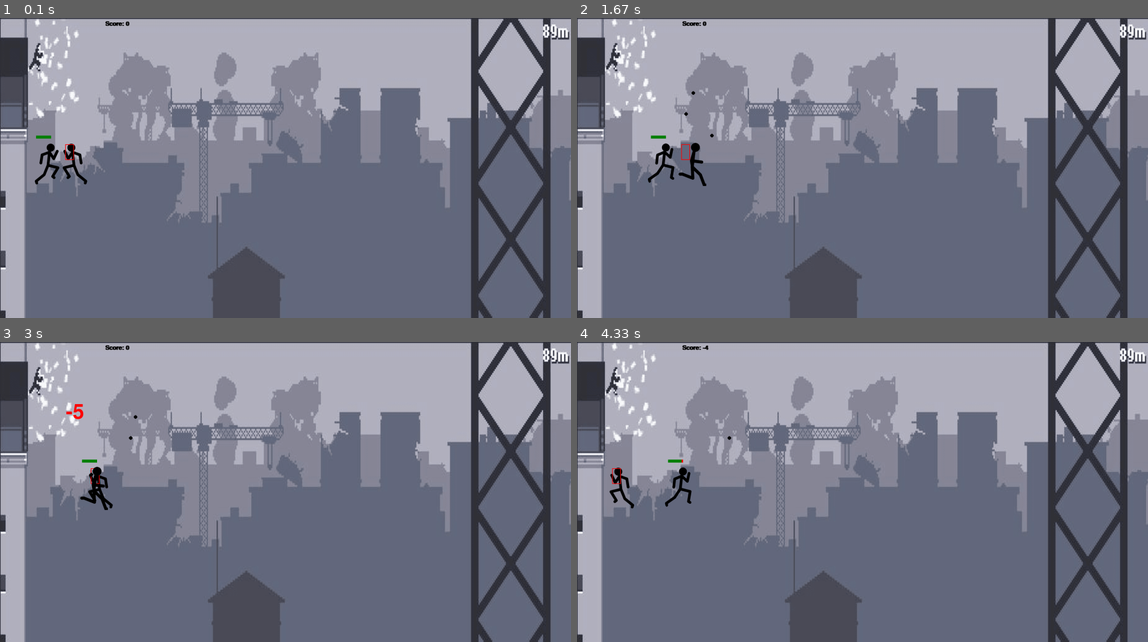
Above: before the commit, frames 1-4 (two rows, left to right).
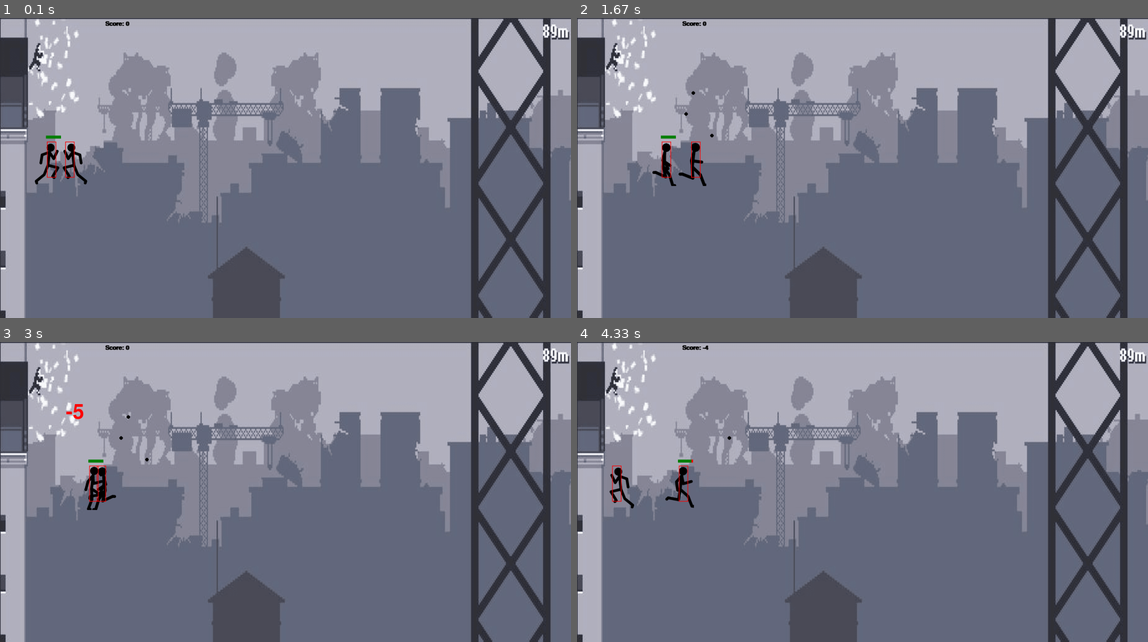
Above: after the commit, the same moments.

Repository: joanjuz/Proyecto2Datos1
Game: pygame game, started from Pygame/main.py
Same seed, same stepped clock (60 frames per second), same inputs: the game is played once before the commit and once after it.
Inputs:
- Up to frame 1 (0.1 s): no input
- Up to frame 2 (1.67 s): hold Right 0.33-0.8 s; hold Up 0.83-1.13 s; tap Space at 0.9, 1.23, 1.53 s; hold Right 1.17-1.63 s
- Up to frame 3 (3 s): hold Left 1.67-2.2 s; tap Space at 1.73, 2.03 s
- Up to frame 4 (4.33 s): no input

The runs differ from the first frame. In frame 1, 0.2% of the frame differs, in the area x 6-14%, y 39-54%; in frame 2, 0.4%; in frame 3, 0.5%, in the area x 14-27%, y 24-57%; in frame 4, 0.4%.

Commit message:
hitbox actualizada

Diff:
--- a/Pygame/main.py
+++ b/Pygame/main.py
@@ -42,23 +42,29 @@
         self.hitbox = (self.x + 17, self.y + 11, 29, 52)
 
     def draw(self, win):
-        if self.walkCount + 1 >= 20:
+        if self.walkCount + 1 >= 27:
             self.walkCount = 0
 
         if not (self.standing):
             if self.left:
                 win.blit(walkLeft[self.walkCount // 3], (self.x, self.y))
                 self.walkCount += 1
+                self.hitbox = (self.x + 17, self.y + 2, 31, 120)
+                pygame.draw.rect(win, (255, 0, 0), self.hitbox, 2)
             elif self.right:
                 win.blit(walkRight[self.walkCount // 3], (self.x, self.y))
                 self.walkCount += 1
+                self.hitbox = (self.x + 50, self.y + 2, 31, 120)
+                pygame.draw.rect(win, (255, 0, 0), self.hitbox, 2)
         else:
             if self.right:
                 win.blit(walkRight[0], (self.x, self.y))
+                self.hitbox = (self.x + 50, self.y + 2, 31, 120)
+                pygame.draw.rect(win, (255, 0, 0), self.hitbox, 2)
             else:
                 win.blit(walkLeft[0], (self.x, self.y))
-        self.hitbox = (self.x + 17, self.y + 11, 29, 52)
-        pygame.draw.rect(win, (255,0,0), self.hitbox,2)
+                self.hitbox = (self.x + 17, self.y + 2, 31, 120)
+                pygame.draw.rect(win, (255, 0, 0), self.hitbox, 2)
 
     def hit(self):
         self.isJump = False
@@ -129,20 +135,27 @@
     def draw(self, win):
         self.move()
         if self.visible:
-            if self.walkCount + 1 >= 20:
+            if self.walkCount + 1 >= 27:
                 self.walkCount = 0
 
             if self.vel > 0:
                 win.blit(self.walkRight[self.walkCount // 3], (self.x, self.y))
                 self.walkCount += 1
+                pygame.draw.rect(win, (255, 0, 0), (self.hitbox[0], self.hitbox[1] - 20, 50, 10))
+                pygame.draw.rect(win, (0, 128, 0),
+                                 (self.hitbox[0], self.hitbox[1] - 20, 50 - (5 * (10 - self.health)), 10))
+                self.hitbox = (self.x + 50, self.y + 2, 31, 120)
+                pygame.draw.rect(win, (255, 0, 0), self.hitbox, 2)
             else:
                 win.blit(self.walkLeft[self.walkCount // 3], (self.x, self.y))
                 self.walkCount += 1
-
-            pygame.draw.rect(win, (255, 0, 0), (self.hitbox[0], self.hitbox[1] - 20, 50, 10))
-            pygame.draw.rect(win, (0, 128, 0), (self.hitbox[0], self.hitbox[1] - 20, 50 - (5 * (10 - self.health)), 10))
-            self.hitbox = (self.x + 17, self.y + 2, 31, 57)
-            # pygame.draw.rect(win, (255,0,0), self.hitbox,2)
+                pygame.draw.rect(win, (255, 0, 0), (self.hitbox[0], self.hitbox[1] - 20, 50, 10))
+                pygame.draw.rect(win, (0, 128, 0),
+                                 (self.hitbox[0], self.hitbox[1] - 20, 50 - (5 * (10 - self.health)), 10))
+                self.hitbox = (self.x + 17, self.y + 2, 31, 120)
+                pygame.draw.rect(win, (255, 0, 0), self.hitbox, 2)
+
+
 
     def move(self):
         if self.vel > 0:
@@ -238,7 +251,7 @@
         man.left = True
         man.right = False
         man.standing = False
-    elif keys[pygame.K_RIGHT] and man.x < 1900 - man.width - man.vel:
+    elif keys[pygame.K_RIGHT] and man.x < 1550 - man.width - man.vel:
         man.x += man.vel
         man.right = True
         man.left = False
